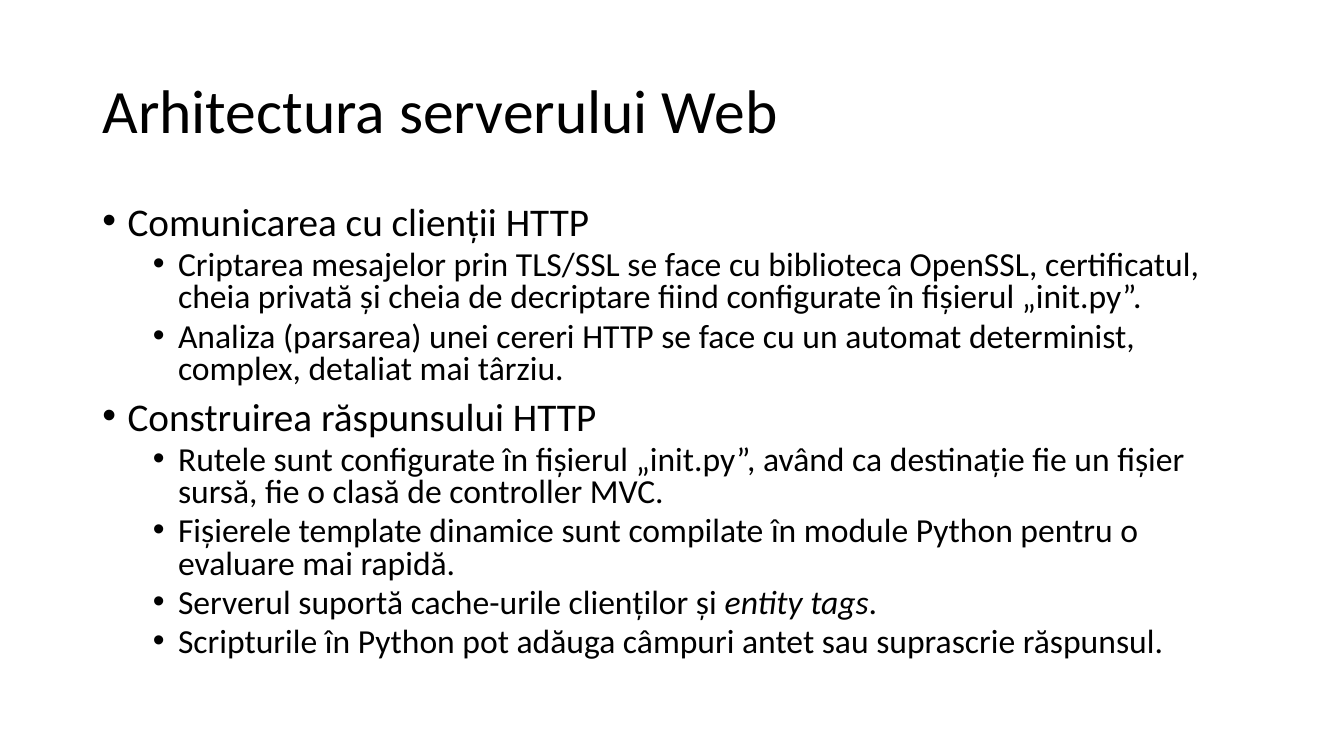
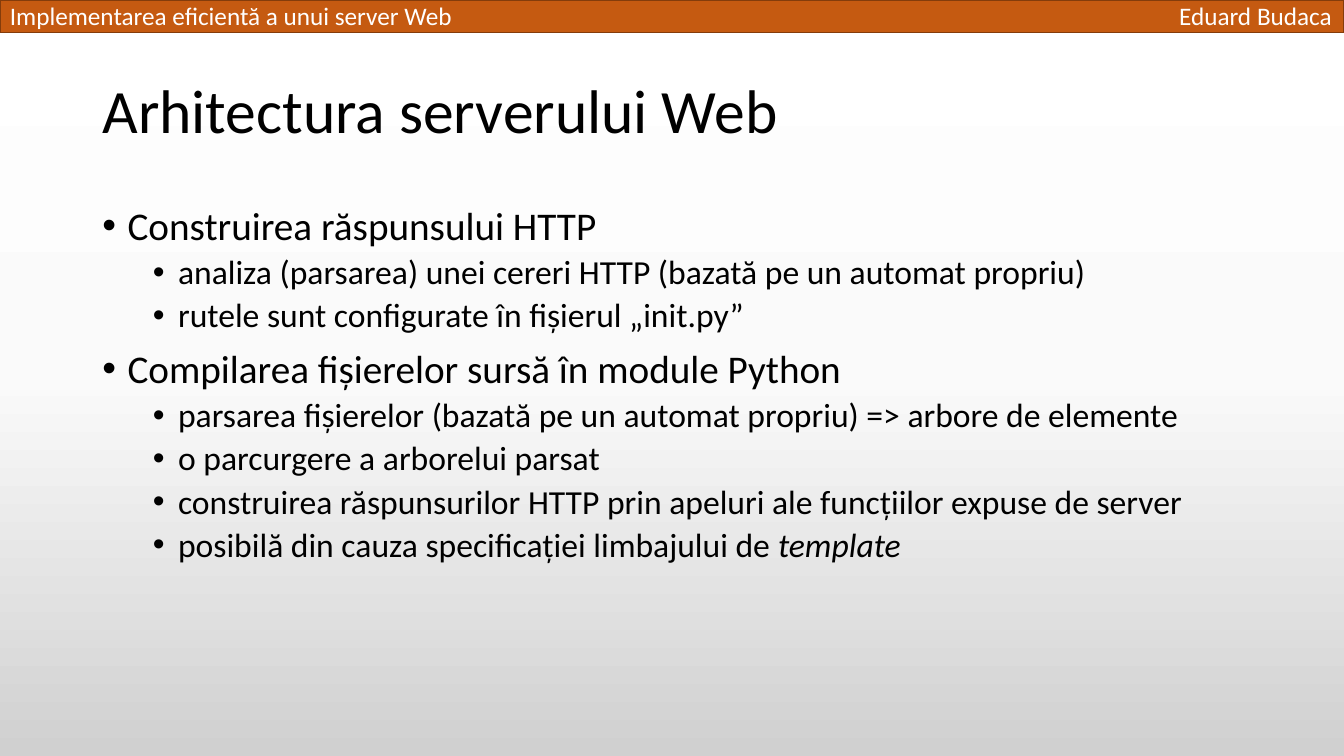
Before and after one commit to TED-996/bachelor-thesis-pack, a slide deck: slide 7 of Licenta2018BudacaEduard/Implementarea eficientă a unui server Web.pptx (slide 9 before the commit). Drawn at 1344x756 pixels with LibreOffice and Linux fonts; fonts in the diff are those of the drawing. Boxes give left, top, right and bottom in pixels: in the first picture for what was removed or moved away, otherwise in the second. Text is boxed around its words. In the diff, an @@ line names an element or a change of style, - is before the commit and + after.

```diff
--- a/Licenta2018BudacaEduard/Implementarea eficientă a unui server Web.pptx
+++ b/Licenta2018BudacaEduard/Implementarea eficientă a unui server Web.pptx
@@ background #FFFFFF to gradient #FFFFFF to #FBFBFB to #D1D1D1 @@
@@ rectangle added at (0, 0, 1344, 32), fill #C55A11, outline #843C0B 1 pt @@
@@ text added at (10, 7, 451, 29), 18 pt, text #FFFFFF @@
+Implementarea eficientă a unui server Web
@@ text added at (1179, 7, 1332, 25), 18 pt, text #FFFFFF @@
+Eduard Budaca
@@ text at (128, 208, 1199, 386): paragraphs removed @@
-• Comunicarea cu clienții HTTP
-  • Criptarea mesajelor prin TLS/SSL se face cu biblioteca OpenSSL, certificatul, cheia privată și cheia de decriptare fiind configurate în fișierul „init.py”.
-  • Analiza (parsarea) unei cereri HTTP se face cu un automat determinist, complex, detaliat mai târziu.
@@ text at (128, 212, 596, 247): line spacing 0.8 to 0.9 @@
@@ text at (128, 259, 1182, 563): text changed @@
-  • Rutele sunt configurate în fișierul „init.py”, având ca destinație fie un fișier sursă, fie o clasă de controller MVC.
-  • Fișierele template dinamice sunt compilate în module Python pentru o evaluare mai rapidă.
-  • Serverul suportă cache-urile clienților și entity tags.
-  • Scripturile în Python pot adăuga câmpuri antet sau suprascrie răspunsul.
+  • analiza (parsarea) unei cereri HTTP (bazată pe un automat propriu)
+  • rutele sunt configurate în fișierul „init.py”
+• Compilarea fișierelor sursă în module Python
+  • parsarea fișierelor (bazată pe un automat propriu) => arbore de elemente
+  • o parcurgere a arborelui parsat
+  • construirea răspunsurilor HTTP prin apeluri ale funcțiilor expuse de server
+  • posibilă din cauza specificației limbajului de template
```
Also in this commit, not shown: 14 other slides changed, 7 slides added, 6 slides removed, 1 other file.
